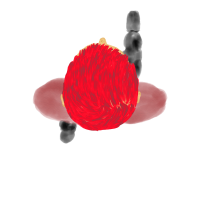
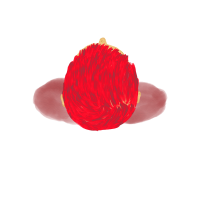
Before/after of a 200x200 layered artwork. What changed in the layer stack:
renamed "step_7.png" to "step_8.png", hid it over left=59, top=10, right=143, bottom=144
